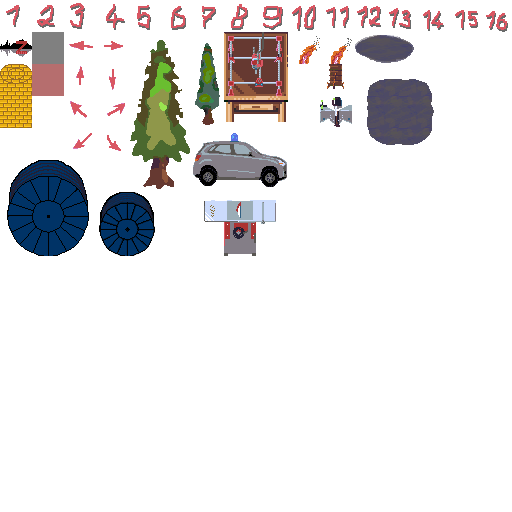
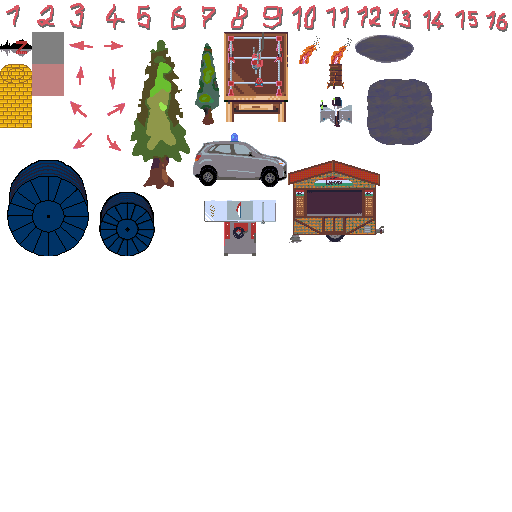
Before/after of a 512×512 layered artwork. What changed in the layer stack:
"red": opacity 57% → 50% over [32, 64, 64, 96]
